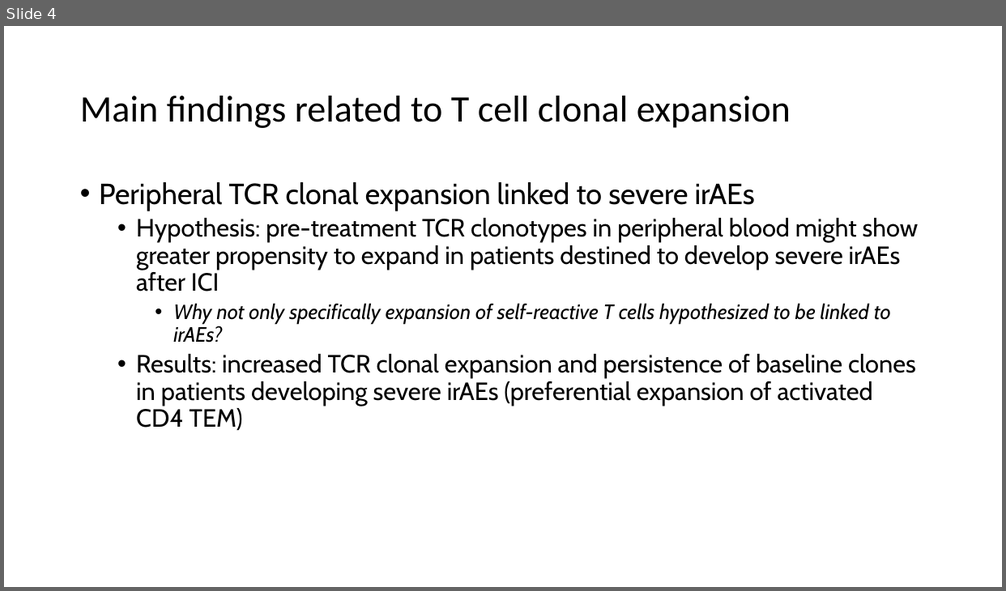
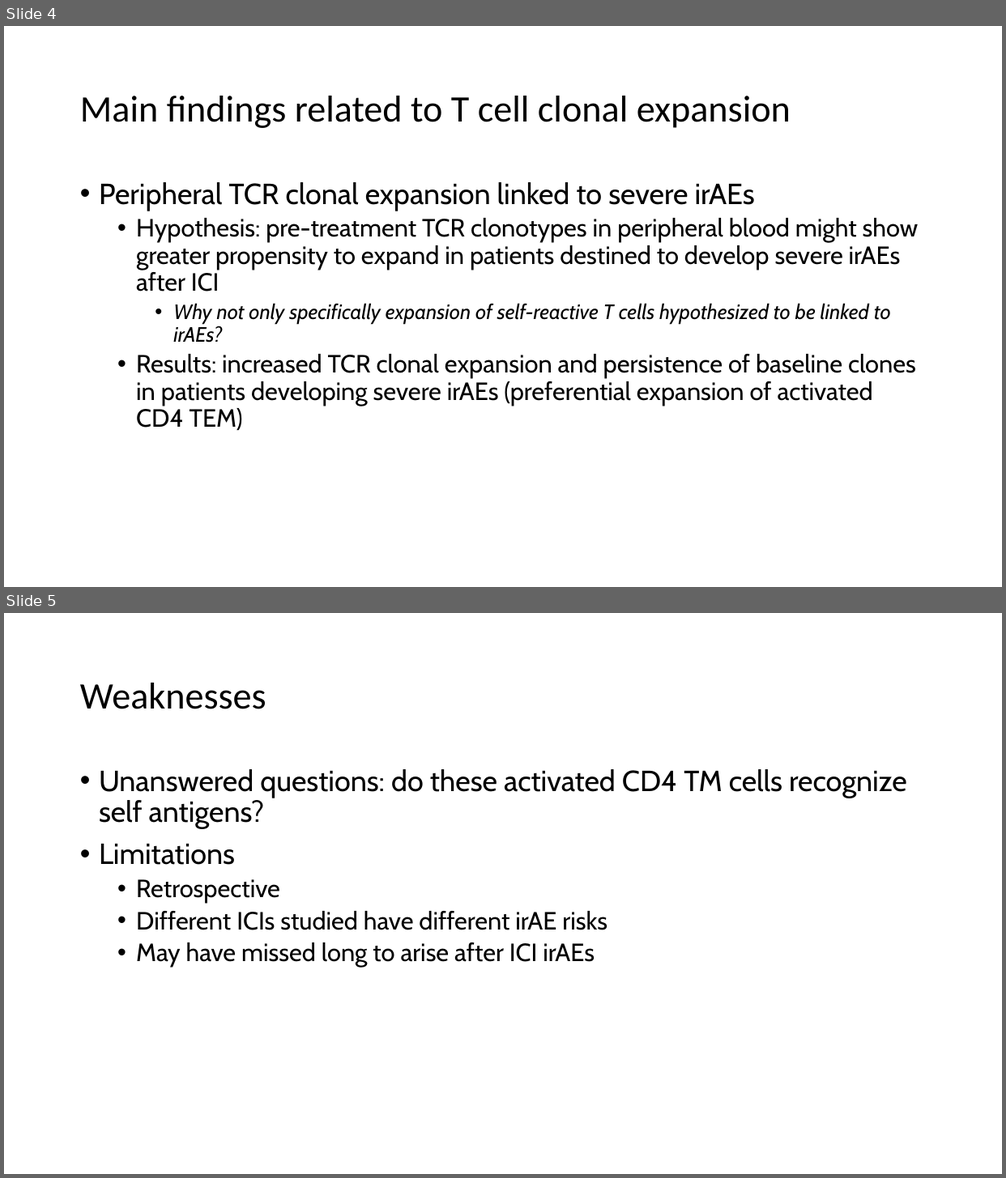
Before and after one commit to tybottorff/bottorffdocs, a slide deck: linsley_postdoc/presentations/weekly_meetings/10_5_23.pptx. Shown one above the other, each under a label of ours: slide 4 before the commit, slides 4 and 5 after it. The pictures are 1006x591 and 1006x1178 pixels, drawn with LibreOffice and Linux fonts; fonts in the diff are those of the drawing. Boxes give left, top, right and bottom in pixels: in the first picture for what was removed or moved away, otherwise in the second. Text is boxed around its words. In the diff, an @@ line names an element or a change of style, - is before the commit and + after.

```diff
--- a/linsley_postdoc/presentations/weekly_meetings/10_5_23.pptx
+++ b/linsley_postdoc/presentations/weekly_meetings/10_5_23.pptx
@@ slide 5 added at box(4, 613, 1002, 1174), background #FFFFFF @@
@@ title added at box(80, 683, 266, 709), 36 pt, text #000000 @@
+Weaknesses
@@ text added at box(99, 769, 907, 967), 24 pt, text #000000 @@
+• Unanswered questions: do these activated CD4 TM cells recognize self antigens?
+• Limitations
+  • Retrospective
+  • Different ICIs studied have different irAE risks
+  • May have missed long to arise after ICI irAEs
```
Also in this commit, not shown: 2 slides changed, 6 other slides added, 5 slides removed.
